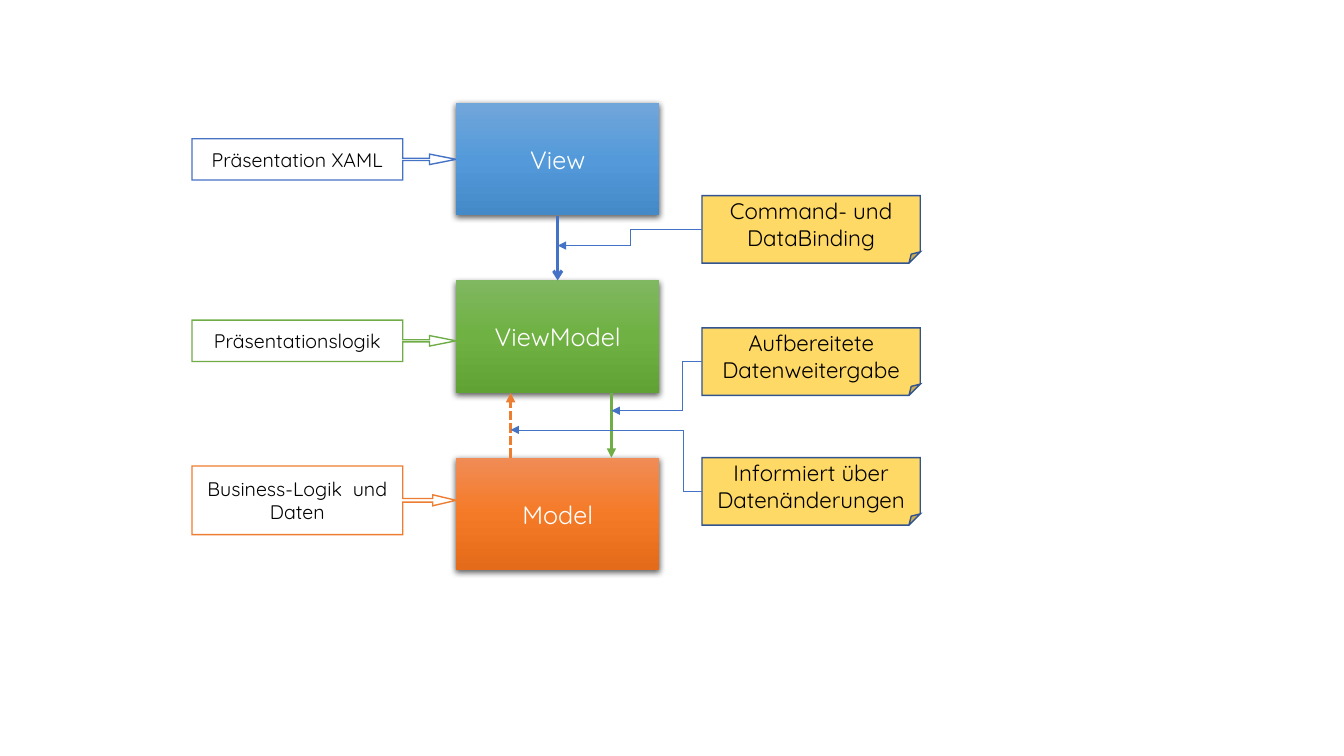
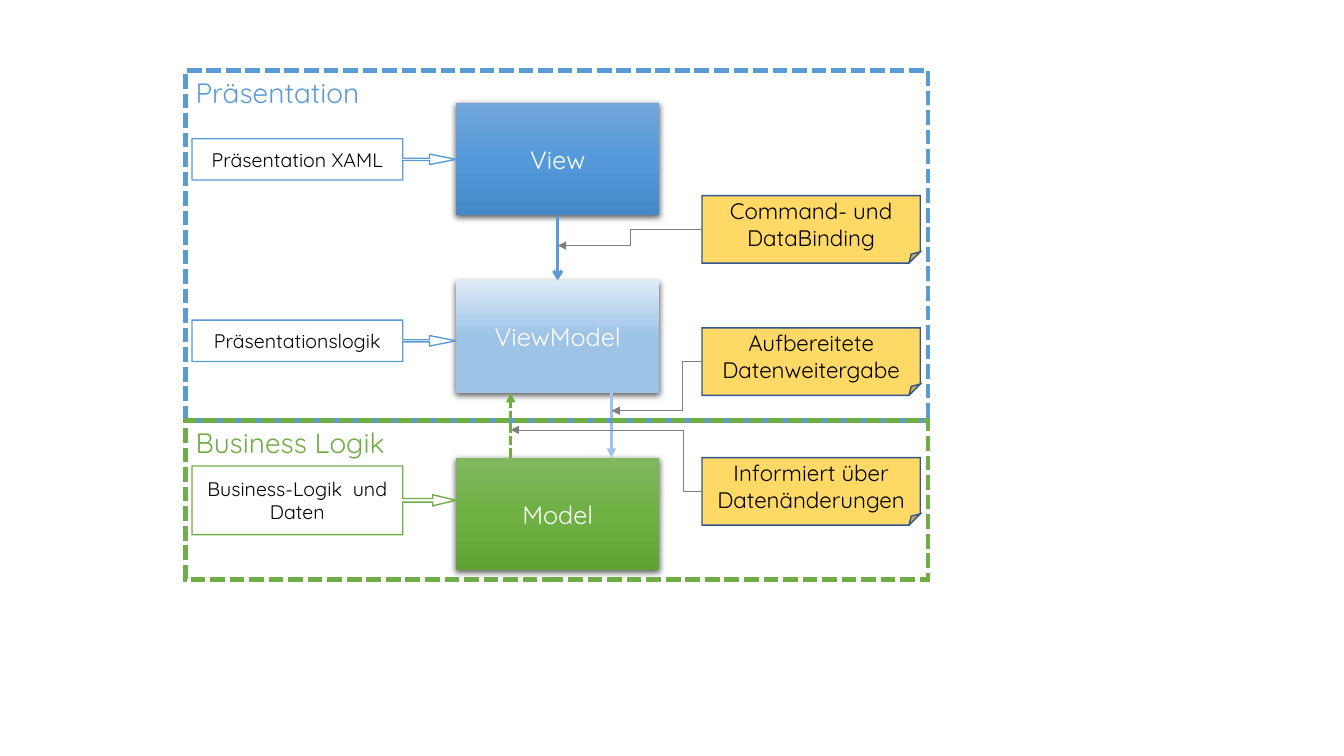
Before and after one commit to OTHRegensburgDT/dt_proj_ws16_17, a slide deck: slide 2 of doc/gui/Bilder/Präsentation1.pptx. Drawn at 1344x756 pixels with LibreOffice and Linux fonts; fonts in the diff are those of the drawing. Boxes give left, top, right and bottom in pixels: in the first picture for what was removed or moved away, otherwise in the second. Text is boxed around its words. In the diff, an @@ line names an element or a change of style, - is before the commit and + after.

```diff
--- a/doc/gui/Bilder/Präsentation1.pptx
+++ b/doc/gui/Bilder/Präsentation1.pptx
@@ rectangle added at [186, 71, 929, 420], outline #5B9BD5 3.5 pt dashed, 20 pt, text #5B9BD5 @@
+Präsentation
@@ right arrow callout "Präsentation XAML" at [192, 139, 456, 180]: outline #4472C4 1 pt to #5B9BD5 1 pt @@
@@ arrow (558, 280) - (558, 216): stroke #4472C4 2.25 pt to #5B9BD5 2.25 pt @@
@@ elbow arrow (702, 230) - (558, 246): stroke #4472C4 0.5 pt to #808080 0.5 pt @@
@@ rectangle "ViewModel" at [457, 280, 659, 393]: fill gradient #81B861 to #6FB242 to #62A336 to gradient #DEEBF7 to #9DC3E6 @@
@@ right arrow callout "Präsentationslogik" at [192, 321, 456, 362]: outline #70AD47 1 pt to #5B9BD5 1 pt @@
@@ elbow arrow (702, 362) - (612, 410): stroke #4472C4 0.5 pt to #808080 0.5 pt @@
@@ arrow (511, 458) - (511, 393): stroke #ED7D31 2.25 pt dashed to #70AD47 2.25 pt dashed @@
@@ arrow (612, 393) - (612, 458): stroke #70AD47 2.25 pt to #9DC3E6 2.25 pt @@
@@ rectangle added at [186, 420, 929, 580], outline #70AD47 3.5 pt dashed, 20 pt, text #70AD47 @@
+Business Logik
@@ elbow arrow (702, 491) - (511, 430): stroke #4472C4 0.5 pt to #808080 0.5 pt @@
@@ right arrow callout "Business-Logik und Daten" at [192, 466, 456, 534]: outline #ED7D31 1 pt to #70AD47 1 pt @@
@@ rectangle "Model" at [457, 458, 659, 571]: fill gradient #F18C57 to #F67B28 to #E56C19 to gradient #81B861 to #6FB242 to #62A336 @@
```
Also in this commit, not shown: 1 slide added, 4 other files.
